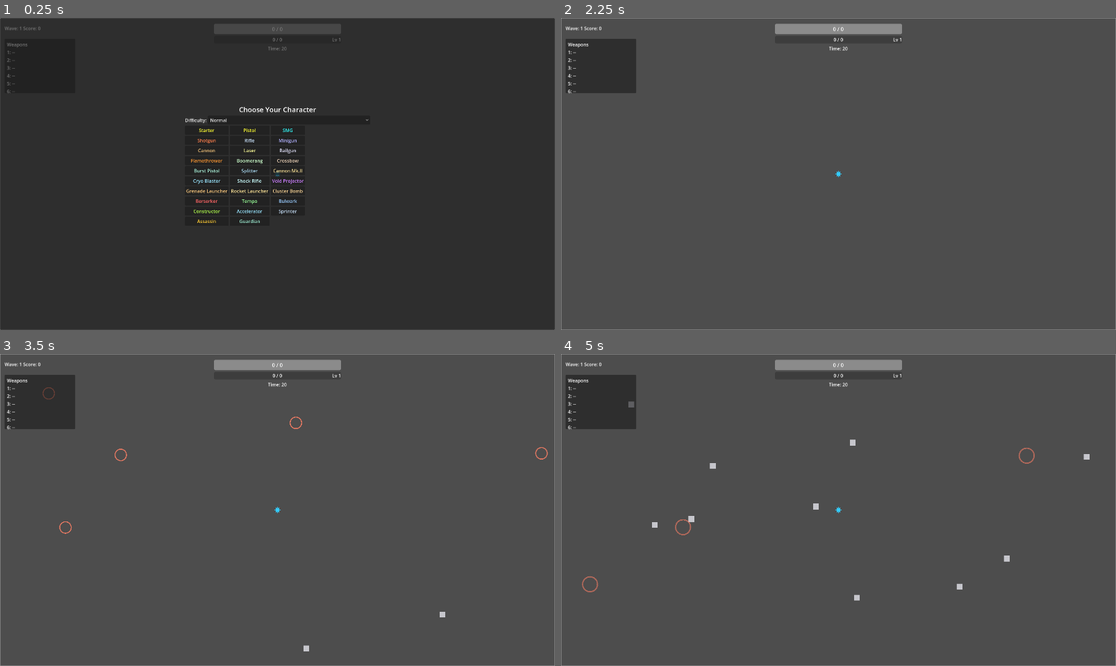
Above: before the commit, frames 1-4 (two rows, left to right).
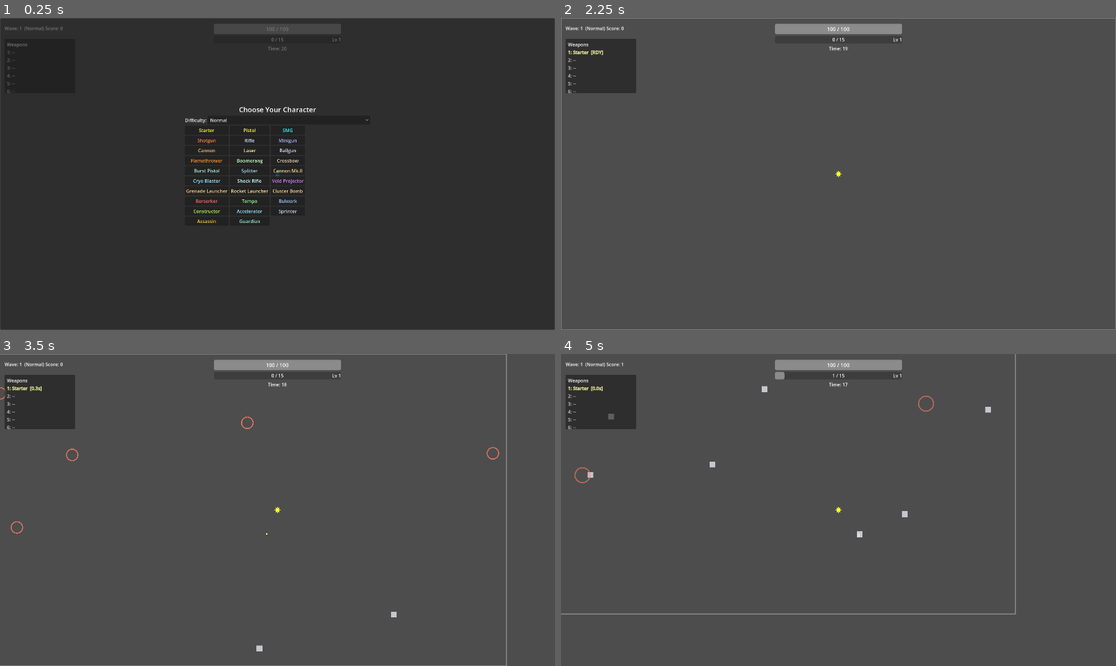
Above: after the commit, the same moments.

Repository: Deitox/Dexcoto
Game: Godot game, scene res://scenes/Main.tscn
Two runs of this game, one before a commit and one after it. Both use one fixed random seed, a clock stepped at 60 frames per second and the inputs below.
Inputs (mouse positions are in pixels of both pictures, inside the frame that each line leads up to):
- Up to frame 1 (0.25 s): no input
- Up to frame 2 (2.25 s): click "Normal" at 0.5 s; click "Normal" at 1.25 s; click "Starter" at 2 s
- Up to frame 3 (3.5 s): tap Enter (ui_accept) at 2.75 s; move the mouse to (399, 494) at 2.77 s; hold Right (ui_right, bound only after the commit) from 2.78 s (still down); hold Q (shop_lock, bound only after the commit) from 2.78 s (still down); click (399, 494) at 2.92 s; tap R (shop_reroll, bound only after the commit) at 3.05 s
- Up to frame 4 (5 s): move the mouse to (727, 525) at 3.52 s; release Right (ui_right, bound only after the commit) at 3.53 s; release Q (shop_lock, bound only after the commit) at 3.53 s; hold Down (ui_down, bound only after the commit) 3.53-4.28 s; tap R (shop_reroll, bound only after the commit) at 3.6 s; tap Q (shop_lock, bound only after the commit) at 3.77, 4.07, 4.55 s; tap N (shop_start, bound only after the commit) at 3.8 s; move the mouse to (894, 441) at 4.27 s; hold Right (ui_right, bound only after the commit) from 4.28 s (still down); hold N (shop_start, bound only after the commit) from 4.28 s (still down)

The runs differ from the first frame. In frame 1, less than 0.1% of the frame differs, in the area x 4-52%, y 2-8%; in frame 2, 0.2%; in frame 3, 1.0%; in frame 4, 2.0%, in the area x 0-100%, y 0-100%.
Error before the commit: Parse Error: Expected expression after "/" operator. (res://scripts/player.gd:979)

Commit message:
Improved Gamepad support

Diff:
--- a/scripts/pause_panel.gd
+++ b/scripts/pause_panel.gd
@@ -14,3 +14,11 @@
 		elif main and main.has_method("_toggle_pause"):
 			main._toggle_pause()
 		accept_event()
+		return
+	if event.is_action_pressed("shop_start"):
+		var main2 := get_tree().current_scene
+		if main2 and main2.has_method("_on_pause_resume"):
+			main2._on_pause_resume()
+		elif main2 and main2.has_method("_toggle_pause"):
+			main2._toggle_pause()
+		accept_event()
--- a/scripts/player.gd
+++ b/scripts/player.gd
@@ -179,6 +179,21 @@
 			"keys": [Key.KEY_LEFT, Key.KEY_A],
 			"buttons": [JOY_BUTTON_DPAD_LEFT],
 			"motions": [{ "axis": JOY_AXIS_LEFT_X, "value": -1.0 }],
+		},
+		"shop_lock": {
+			"keys": [Key.KEY_Q],
+			"buttons": [JOY_BUTTON_X],
+			"motions": [],
+		},
+		"shop_reroll": {
+			"keys": [Key.KEY_R],
+			"buttons": [JOY_BUTTON_Y],
+			"motions": [],
+		},
+		"shop_start": {
+			"keys": [Key.KEY_N],
+			"buttons": [JOY_BUTTON_B],
+			"motions": [],
 		},
 		"ui_right": {
 			"keys": [Key.KEY_RIGHT, Key.KEY_D],
@@ -976,7 +991,7 @@
 			var count: int = int(_guardian_healing_counts.get(tier, 0))
 			if count < 3:
 				continue
-			var merges: int = count // 3
+			var merges: int = int(floor(float(count) / 3.0))
 			_guardian_healing_counts[tier] = count % 3
 			var higher: int = tier + 1
 			var higher_count: int = int(_guardian_healing_counts.get(higher, 0))
--- a/scripts/shop_panel.gd
+++ b/scripts/shop_panel.gd
@@ -71,6 +71,20 @@
 		_cycle_focus(1)
 		accept_event()
 		return
+	if event.is_action_pressed("shop_lock"):
+		_toggle_lock_focused()
+		accept_event()
+		return
+	if event.is_action_pressed("shop_reroll"):
+		if reroll and reroll.visible and not reroll.disabled:
+			_reroll()
+		accept_event()
+		return
+	if event.is_action_pressed("shop_start"):
+		if start_btn and start_btn.visible and not start_btn.disabled:
+			_start()
+		accept_event()
+		return
 	if event.is_action_pressed("ui_accept"):
 		_activate_focused()
 		accept_event()
@@ -133,3 +147,14 @@
 
 func _on_option_hover(index: int) -> void:
 	_focused_index = clamp(index, 0, _option_buttons.size() - 1)
+
+func _toggle_lock_focused() -> void:
+	if _option_buttons.is_empty():
+		return
+	_focused_index = clamp(_focused_index, 0, _option_buttons.size() - 1)
+	var btn := _option_buttons[_focused_index]
+	if not _is_button_focusable(btn):
+		return
+	var main := get_tree().current_scene
+	if main and main.has_method("_on_shop_toggle_lock"):
+		main._on_shop_toggle_lock(_focused_index)
